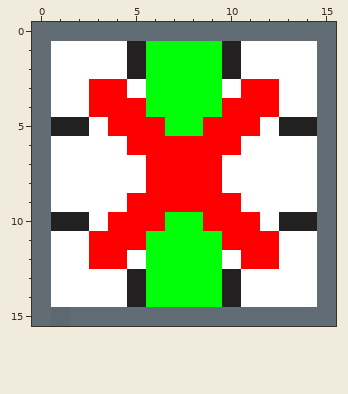
Pixel-art sprite: core/plugins/org.polarsys.capella.core.sirius.analysis/icons/full/obj16/TitleBlockColumnRemove_16.gif. Above: the version before the commit.
The file is 16x16 pixels. Colours within 5 levels of each other are drawn and written as one.
New version:
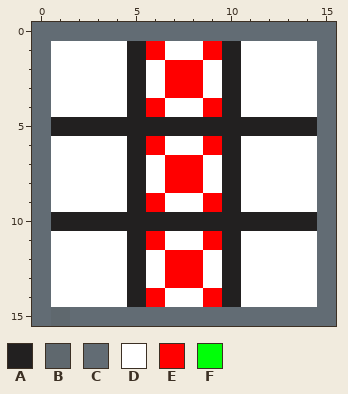
Palette (. is transparent): A #222020  B #5f686e  C #626c74  D #ffffff  E #ff0000  F #00ff08
What changed:
Changed rows in their new state; - is an unchanged pixel.
first column x 3:
 1 ---EDDE---
 2 ---DEED---
 3 DDADEEDADD
 4 DDAEDDEADD
 5 AAAAAAAAAA
 6 --A-DD-A--
 7 --AD--DA--
 8 --AD--DA--
 9 --A-DD-A--
10 AAAAAAAAAA
11 DDAEDDEADD
12 DDADEEDADD
13 ---DEED---
14 ---EDDE---
